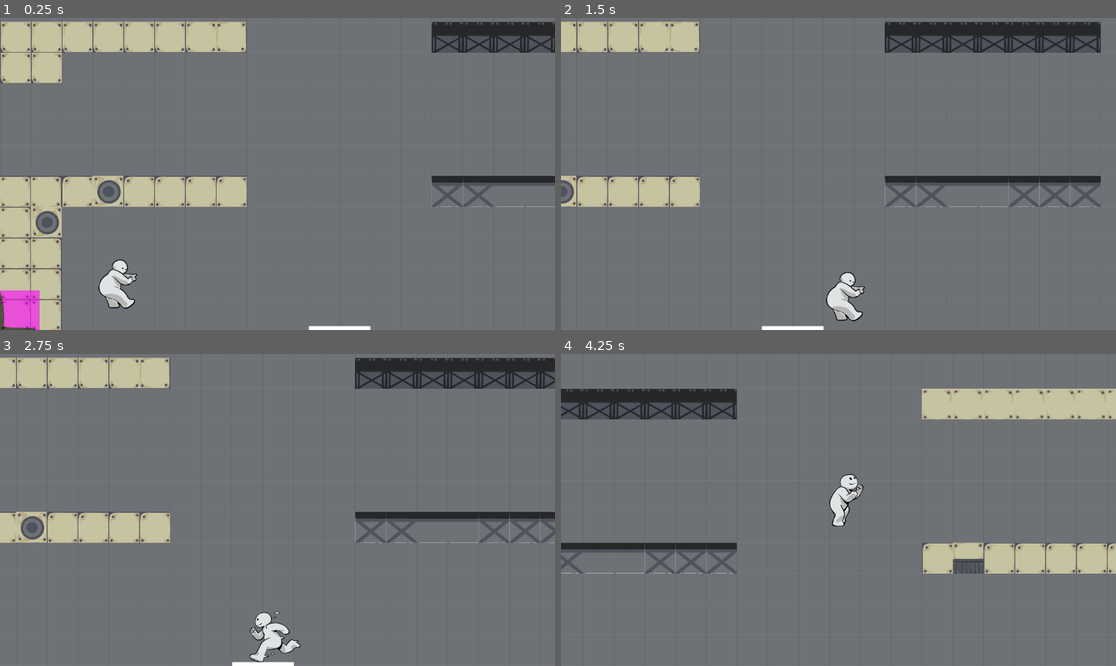
Above: before the commit, frames 1-4 (two rows, left to right).
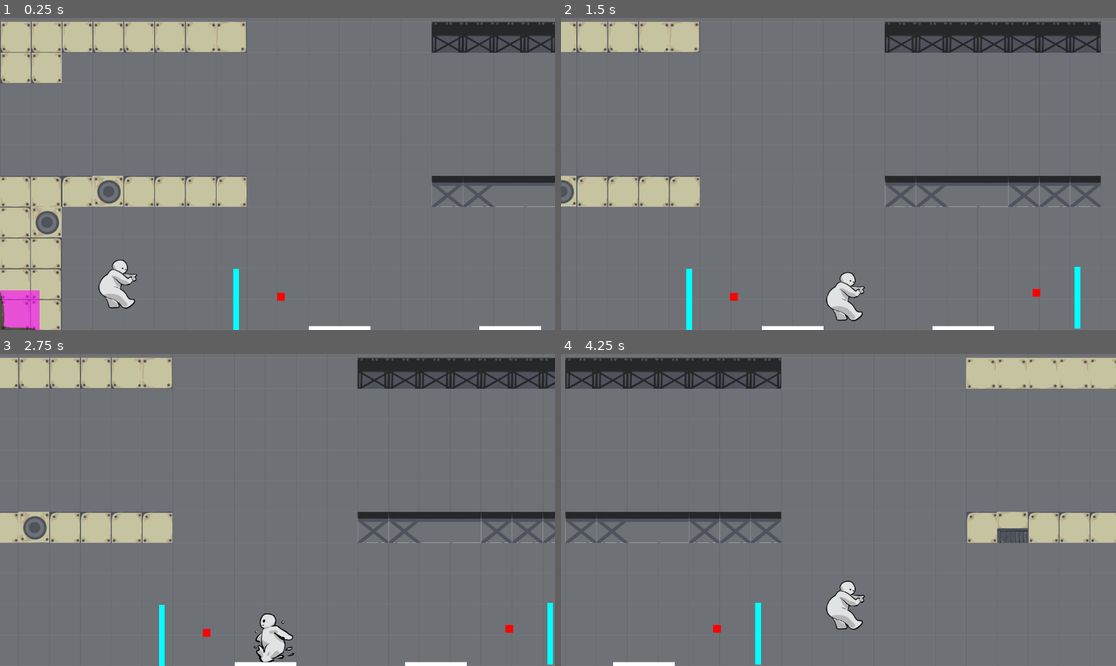
Above: after the commit, the same moments.

Repository: ZBC95/GMTK-2025-zoes-repository
Game: Godot game, scene res://game.tscn
The game is run twice, just before and just after one commit, with the same random seed, the same clock (stepped at 60 frames per second) and the same inputs.
Inputs:
- Up to frame 1 (0.25 s): no input
- Up to frame 2 (1.5 s): hold D (Right) from 0.53 s (still down); tap W (Jump) at 0.77 s
- Up to frame 3 (2.75 s): tap W (Jump) at 1.52 s; release D (Right) at 2.03 s; hold A (Left) from 2.03 s (still down)
- Up to frame 4 (4.25 s): release A (Left) at 2.78 s; hold D (Right) from 2.78 s (still down); tap W (Jump) at 3.02, 3.77 s

The runs differ from the first frame. In frame 1, 0.4% of the frame differs, in the area x 41-98%, y 80-100%; in frame 2, 0.7%; in frame 3, 3.6%; in frame 4, 24%, in the area x 0-100%, y 1-100%.

Commit message:
New features
Buttons
Lights
Doors
Player dies on ghost collision

Diff:
--- a/button.gd
+++ b/button.gd
@@ -1 +1,44 @@
 extends StaticBody2D
+
+@export var channel: int = 1
+@onready var player = get_node("../../Player")
+@onready var game = get_node("../..")  ###################
+var is_button_on = false
+
+func _ready() -> void:
+	player.button_active.connect(button_press)
+	game.ghost_spawned.connect(new_ghost)
+
+func _process(delta: float) -> void:
+
+	grow_shrink(delta)
+
+	if is_button_on:
+		is_button_on = false
+
+
+func grow_shrink(delta):
+
+	if $Collision.scale.y > 0.5 and is_button_on:
+		#print("shrinking")
+		#print($Collision.scale.y)
+		#print(is_button_on)
+		$Collision.scale.y -= delta*2
+		$CollisionShape2D.scale.y -= delta*2
+		$CollisionShape2D2.scale.y -= delta*2
+	elif $Collision.scale.y < 1.0 and not is_button_on:
+		#print("growing")
+		#print($Collision.scale.y)
+		#print(is_button_on)
+		$Collision.scale.y += delta*15
+		$CollisionShape2D.scale.y += delta*15
+		$CollisionShape2D2.scale.y += delta*15
+
+
+
+func button_press(channel_sent):
+	if channel_sent == channel:
+		is_button_on = true
+
+func new_ghost(sent_ghost):
+	sent_ghost.button_active.connect(button_press)
--- a/button.tscn
+++ b/button.tscn
@@ -20,7 +20,7 @@
 script = ExtResource("1_r04n3")
 
 [node name="PressedArea" type="Area2D" parent="."]
-collision_layer = 0
+collision_layer = 2
 collision_mask = 0
 
 [node name="Area" type="CollisionShape2D" parent="PressedArea"]
--- a/camera_2d.gd
+++ b/camera_2d.gd
@@ -11,7 +11,8 @@
 
 
 func _physics_process(delta: float) -> void:
-	position_camera()
+	if player != null:
+		position_camera()
 
 
 func _on_player_looped(movement_data):
--- /dev/null
+++ b/door.gd
@@ -0,0 +1,28 @@
+extends StaticBody2D
+
+@export var channel: int = 1
+@onready var player = get_node("../../Player")
+@onready var game = get_node("../..")
+@onready var start_pos = position
+var is_button_on = false
+
+func _ready() -> void:
+	player.button_active.connect(button_press)
+	game.ghost_spawned.connect(new_ghost)
+
+func _process(delta: float) -> void:
+	if is_button_on:
+		#print("door open")
+		position.x = 100000
+		is_button_on = false
+	else:
+		#print("door closed")
+		position.x = start_pos.x
+
+
+func button_press(channel_sent):
+	if channel_sent == channel:
+		is_button_on = true
+
+func new_ghost(sent_ghost):
+	sent_ghost.button_active.connect(button_press)
--- /dev/null
+++ b/door.tscn
@@ -0,0 +1,33 @@
+[gd_scene load_steps=5 format=3 uid="uid://b3du30tia0mtw"]
+
+[ext_resource type="Script" uid="uid://cb4ixt3ggarkp" path="res://door.gd" id="1_ba8gm"]
+
+[sub_resource type="RectangleShape2D" id="RectangleShape2D_ba8gm"]
+size = Vector2(8, 128)
+
+[sub_resource type="RectangleShape2D" id="RectangleShape2D_v6xrn"]
+size = Vector2(12, 128)
+
+[sub_resource type="QuadMesh" id="QuadMesh_ba8gm"]
+
+[node name="Door" type="StaticBody2D"]
+top_level = true
+script = ExtResource("1_ba8gm")
+
+[node name="Area2D" type="Area2D" parent="."]
+collision_layer = 2
+collision_mask = 0
+
+[node name="CollisionShape2D" type="CollisionShape2D" parent="Area2D"]
+position = Vector2(0, -64)
+shape = SubResource("RectangleShape2D_ba8gm")
+
+[node name="CollisionShape2D" type="CollisionShape2D" parent="."]
+position = Vector2(0, -64)
+shape = SubResource("RectangleShape2D_v6xrn")
+
+[node name="MeshInstance2D" type="MeshInstance2D" parent="CollisionShape2D"]
+modulate = Color(0, 1, 1, 1)
+position = Vector2(0, 1.90735e-06)
+scale = Vector2(12, 128)
+mesh = SubResource("QuadMesh_ba8gm")
--- a/game.gd
+++ b/game.gd
@@ -1,4 +1,6 @@
 extends Node2D
+
+signal ghost_spawned(sent_ghost)
 
 @export var ghost_scene : PackedScene
 @onready var player = get_node("Player")
@@ -7,6 +9,7 @@
 func _ready():
 	SignalBus.player_looped.connect(_on_player_looped)
 	var ghost_init = ghost_scene.instantiate()
+
 	ghost_init.is_static = true
 	ghost_init.movement_data = {0: {
 		"position_x": player.position.x + (loop.br_x*64 - loop.bl_x*64),
@@ -30,4 +33,5 @@
 	#print(ghost.movement_data)
 	#print(ghost2.movement_data)
 	add_child(ghost)
+	ghost_spawned.emit(ghost)
 	add_child(ghost2)
--- a/level_dev1.tscn
+++ b/level_dev1.tscn
@@ -1,9 +1,11 @@
-[gd_scene load_steps=7 format=4 uid="uid://0jpia1sq2nxd"]
+[gd_scene load_steps=9 format=4 uid="uid://0jpia1sq2nxd"]
 
 [ext_resource type="Texture2D" uid="uid://b0uginph1g57o" path="res://tilesheet64.png" id="1_v3jva"]
 [ext_resource type="Script" uid="uid://cm7gfldk3tyxu" path="res://tile_map_layer.gd" id="2_gsike"]
 [ext_resource type="PackedScene" uid="uid://d11r447pm7biw" path="res://looping_componenet.tscn" id="3_nndsm"]
 [ext_resource type="PackedScene" uid="uid://c8taoh511l4oa" path="res://button.tscn" id="4_gsike"]
+[ext_resource type="PackedScene" uid="uid://dxu8mra5ua1v3" path="res://light.tscn" id="5_nndsm"]
+[ext_resource type="PackedScene" uid="uid://b3du30tia0mtw" path="res://door.tscn" id="6_7gwg6"]
 
 [sub_resource type="TileSetAtlasSource" id="TileSetAtlasSource_6no7u"]
 texture = ExtResource("1_v3jva")
@@ -311,3 +313,21 @@
 
 [node name="Button" parent="." instance=ExtResource("4_gsike")]
 position = Vector2(705, 514)
+
+[node name="Button2" parent="." instance=ExtResource("4_gsike")]
+position = Vector2(1059, 514)
+channel = 2
+
+[node name="Light" parent="." instance=ExtResource("5_nndsm")]
+position = Vector2(583, 443)
+
+[node name="Light2" parent="." instance=ExtResource("5_nndsm")]
+position = Vector2(1211, 435)
+channel = 2
+
+[node name="Door" parent="." instance=ExtResource("6_7gwg6")]
+position = Vector2(490, 513)
+
+[node name="Door2" parent="." instance=ExtResource("6_7gwg6")]
+position = Vector2(1296, 509)
+channel = 2
--- /dev/null
+++ b/light.gd
@@ -0,0 +1,27 @@
+extends MeshInstance2D
+
+@export var channel: int = 1
+@onready var player = get_node("../../Player")
+@onready var game = get_node("../..")
+var is_button_on = false
+
+func _ready() -> void:
+	player.button_active.connect(button_press)
+	game.ghost_spawned.connect(new_ghost)
+
+func _process(delta: float) -> void:
+	if is_button_on:
+		is_button_on = false
+
+		modulate = Color(0, 1, 0, 1)
+
+	else:
+
+		modulate = Color(1, 0, 0, 1)
+
+func button_press(channel_sent):
+	if channel_sent == channel:
+		is_button_on = true
+
+func new_ghost(sent_ghost):
+	sent_ghost.button_active.connect(button_press)
--- /dev/null
+++ b/light.tscn
@@ -0,0 +1,10 @@
+[gd_scene load_steps=3 format=3 uid="uid://dxu8mra5ua1v3"]
+
+[ext_resource type="Script" uid="uid://bs3sapxb084cq" path="res://light.gd" id="1_hdgcg"]
+
+[sub_resource type="QuadMesh" id="QuadMesh_hdgcg"]
+
+[node name="Light" type="MeshInstance2D"]
+scale = Vector2(16, 16)
+mesh = SubResource("QuadMesh_hdgcg")
+script = ExtResource("1_hdgcg")
--- a/player.gd
+++ b/player.gd
@@ -1,4 +1,6 @@
 extends CharacterBody2D
+
+signal button_active(channel_sent)
 
 @export var SPEED = 300.0
 @export var JUMP_VELOCITY = 600.0
@@ -23,6 +25,8 @@
 var count = 0
 # A Dictionary to store our position
 var movement_data = {}
+var overlaps
+var channel_to_emit: int = 0
 
 @onready var loop = get_node("../Level/Looping_Componenet")
 @onready var loop_position_start: Vector2 = Vector2(loop.bl_x*64, loop.bl_y*64)
@@ -31,6 +35,9 @@
 
 
 func _physics_process(delta: float) -> void:
+
+	check_overlaps()
+
 	record_movement()
 
 	# Add the gravity.
@@ -48,7 +55,7 @@
 		current_state = PlayerState.JUMP_UP
 
 	# Handle blocking
-	if Input.is_action_pressed("Down") and is_on_floor():
+	if Input.is_action_pressed("Down") and (is_on_floor() or overlaps.size() != 0):
 		is_blocking = true
 		current_state = PlayerState.BLOCK
 		velocity.x = move_toward(velocity.x, 0, SPEED)
@@ -142,3 +149,16 @@
 		"animation": player_sprite.animation,
 		"flip_h": player_sprite.flip_h
 	}
+
+func check_overlaps():
+	overlaps = get_node("Area2D").get_overlapping_areas()
+	if overlaps.size() != 0:
+		print("")
+		for ol in overlaps:
+			if ol.get_parent().name.left(6) == "Button" and player_sprite.animation == "block":
+				button_active.emit(ol.get_parent().channel)
+			elif ol.get_parent().name.left(6) == "@Chara" or ol.get_parent().name.left(4) == "Door":
+				die()
+
+func die():
+	queue_free()
--- a/player.tscn
+++ b/player.tscn
@@ -154,6 +154,10 @@
 "speed": 2.0
 }]
 
+[sub_resource type="CapsuleShape2D" id="CapsuleShape2D_1jxqw"]
+radius = 27.0
+height = 113.0
+
 [node name="Player" type="CharacterBody2D"]
 top_level = true
 script = ExtResource("1_onrkg")
@@ -170,3 +174,11 @@
 sprite_frames = SubResource("SpriteFrames_dw050")
 animation = &"land"
 autoplay = "idle"
+
+[node name="Area2D" type="Area2D" parent="."]
+collision_layer = 0
+collision_mask = 2
+
+[node name="CollisionShape2D" type="CollisionShape2D" parent="Area2D"]
+position = Vector2(0, -17.5)
+shape = SubResource("CapsuleShape2D_1jxqw")
--- a/player_ghost.gd
+++ b/player_ghost.gd
@@ -1,8 +1,12 @@
 extends CharacterBody2D
+
+signal button_active(channel_sent)
 
 var movement_data : Dictionary = Dictionary()
 var count = -1
 var is_static: bool = false
+var overlaps
+var channel_to_emit: int = 0
 
 @onready var loop = get_node("../Level/Looping_Componenet")
 @onready var loop_position_end: Vector2 = Vector2(loop.br_x*64, loop.br_y*64)
@@ -21,6 +25,8 @@
 
 
 func _physics_process(_delta: float) -> void:
+	check_overlaps()
+	update_collision_layers()
 	update_position()
 	if position.x > loop_position_end.x and is_static == false:
 		position.x = 1000000
@@ -36,3 +42,25 @@
 
 func _on_player_looped(movement_data):
 	get_node(".").count = -1
+
+func update_collision_layers():
+	if ghost_sprite.animation == "block":
+		$Area2D.set_collision_layer_value(2, false)
+		set_collision_layer_value(1, true)
+		set_collision_mask_value(1, true)
+	else:
+		$Area2D.set_collision_layer_value(2, true)
+		set_collision_layer_value(1, false)
+		set_collision_mask_value(1, false)
+
+func check_overlaps():
+	overlaps = get_node("Area2D").get_overlapping_areas()
+	print(name)
+	print(overlaps)
+	if overlaps.size() != 0:
+		for ol in overlaps:
+			print(ol.get_parent().name.left(6))
+			print(ghost_sprite.animation)
+			if ol.get_parent().name.left(6) == "Button" and ghost_sprite.animation == "block":
+				print("signal should emit")
+				button_active.emit(ol.get_parent().channel)
--- a/player_ghost.tscn
+++ b/player_ghost.tscn
@@ -171,3 +171,12 @@
 animation = &"block"
 autoplay = "run"
 metadata/_edit_lock_ = true
+
+[node name="Area2D" type="Area2D" parent="."]
+collision_layer = 0
+collision_mask = 2
+
+[node name="CollisionShape2D2" type="CollisionShape2D" parent="Area2D"]
+position = Vector2(0, -17.5)
+shape = SubResource("RectangleShape2D_hqtel")
+metadata/_edit_lock_ = true
Not shown, added: door.gd.uid
Not shown, added: light.gd.uid
Not shown: 1 places in player.tscn that only renumber resources
